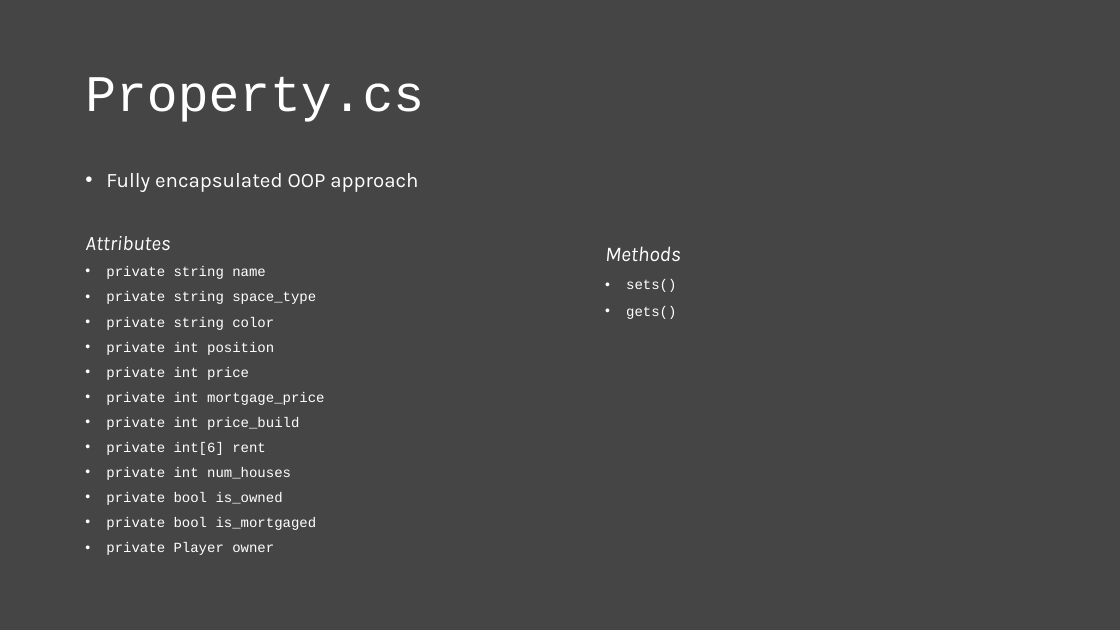
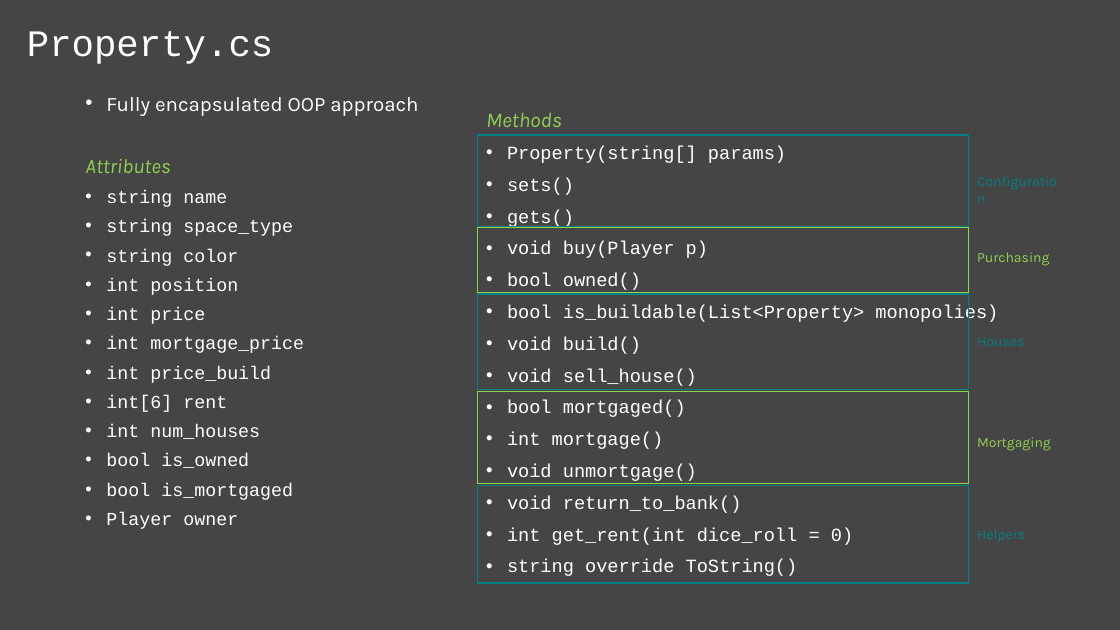
Before and after one commit to ampersandmcd/Monopoly, a slide deck: slide 3 of model.pptx. Drawn at 1120x630 pixels with LibreOffice and Linux fonts; fonts in the diff are those of the drawing. Boxes give left, top, right and bottom in pixels: in the first picture for what was removed or moved away, otherwise in the second. Text is boxed around its words. In the diff, an @@ line names an element or a change of style, - is before the commit and + after.

```diff
--- a/model.pptx
+++ b/model.pptx
@@ title "Property.cs": place and size @@
-title "Property.cs" at (85, 77, 424, 122)
+title "Property.cs" at (27, 31, 273, 64)
@@ title "Property.cs" at (27, 31, 273, 64): size 44 to 32 pt @@
@@ text "Methods": place and size @@
-text "Methods" at (605, 246, 681, 319)
+text "Methods" at (486, 113, 998, 576)
@@ text "Fully encapsulated OOP approach": place and size @@
-text "Fully encapsulated OOP approach" at (85, 173, 418, 555)
+text "Fully encapsulated OOP approach" at (85, 97, 418, 529)
@@ text at (486, 113, 574, 228): text colour #FFFFFF to #92D050 in "Methods"; size 12 to 16 pt in "sets()", "gets()" @@
@@ rectangle added at (478, 135, 970, 227), outline #008080 1 pt @@
@@ text at (507, 146, 786, 163): paragraph added @@
+• Property(string[] params)
@@ text at (85, 159, 170, 173): text colour #FFFFFF to #92D050 in "Attributes" @@
@@ text added at (969, 168, 1073, 193), 12 pt, text #008080 @@
+Configuration
@@ text at (106, 190, 304, 529): text changed; size 12 to 15.7 pt @@
-• private string name
-• private string space_type
-• private string color
-• private int position
-• private int price
-• private int mortgage_price
-• private int price_build
-• private int[6] rent
-• private int num_houses
-• private bool is_owned
-• private bool is_mortgaged
-• private Player owner
+• string name
+• string space_type
+• string color
+• int position
+• int price
+• int mortgage_price
+• int price_build
+• int[6] rent
+• int num_houses
+• bool is_owned
+• bool is_mortgaged
+• Player owner
@@ rectangle added at (478, 228, 970, 292), outline #92D050 1 pt @@
@@ text at (507, 241, 998, 576): paragraphs added @@
+• void buy(Player p)
+• bool owned()
+• bool is_buildable(List<Property> monopolies)
+• void build()
+• void sell_house()
+• bool mortgaged()
+• int mortgage()
+• void unmortgage()
+• void return_to_bank()
+• int get_rent(int dice_roll = 0)
+• string override ToString()
@@ text added at (977, 252, 1049, 266), 12 pt, text #92D050 @@
+Purchasing
@@ rectangle added at (478, 294, 970, 390), outline #008080 1 pt @@
@@ rectangle added at (478, 392, 970, 484), outline #92D050 1 pt @@
@@ text added at (977, 437, 1051, 451), 12 pt, text #92D050 @@
+Mortgaging
@@ rectangle added at (478, 486, 970, 584), outline #008080 1 pt @@
```
Also in this commit, not shown: 7 other slides changed, 5 slides added, 5 other files.
